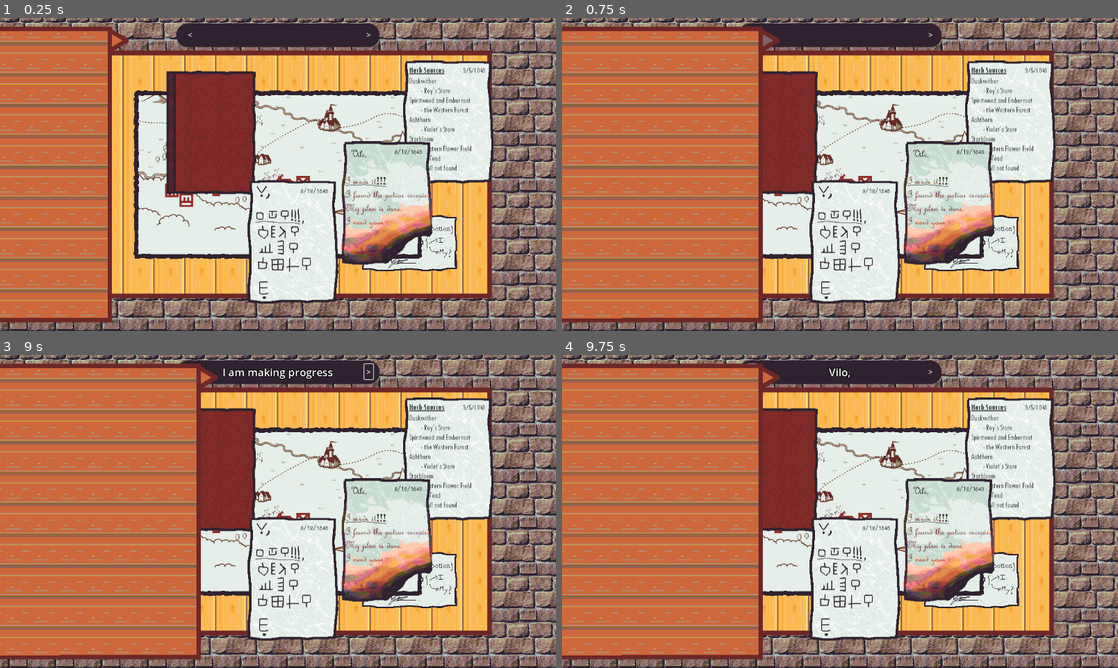
Above: before the commit, frames 1-4 (two rows, left to right).
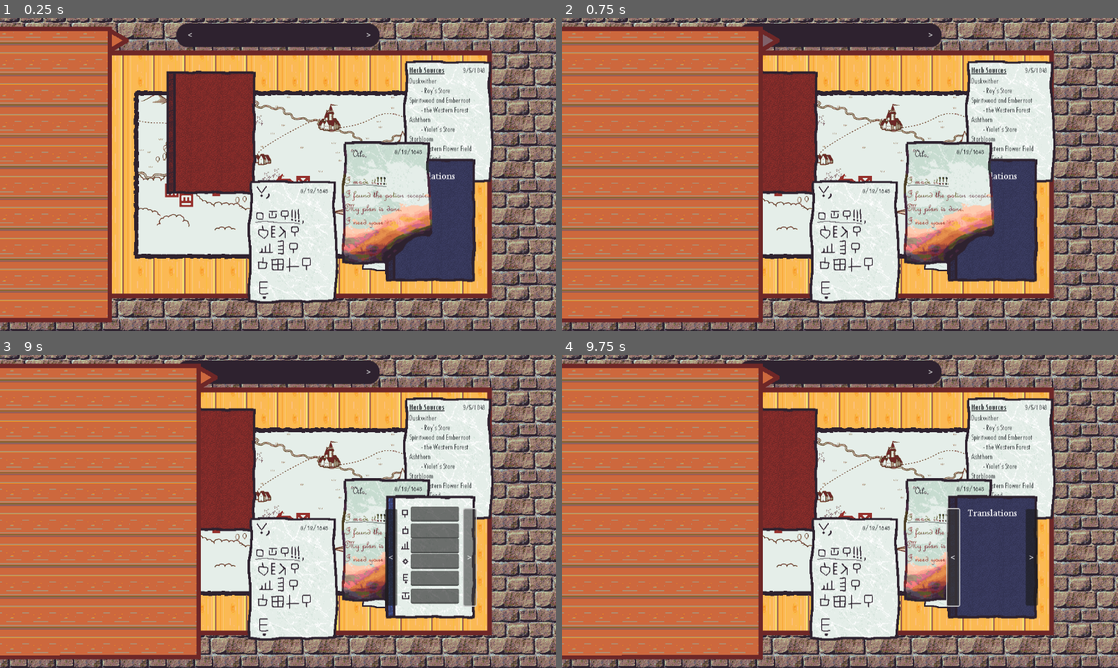
Above: after the commit, the same moments.

Repository: diegofdz333/the-alchemist
Game: Godot game, scene res://scenes/Main.tscn
The game is run twice, just before and just after one commit, with the same random seed, the same clock (stepped at 60 frames per second) and the same inputs.
Inputs (mouse positions are in pixels of both pictures, inside the frame that each line leads up to):
- Up to frame 1 (0.25 s): no input
- Up to frame 2 (0.75 s): click (684, 39) at 0.5 s
- Up to frame 3 (9 s): click "<" at 1.25 s; click ">" at 2 s; click (211, 376) at 2.75 s; click "<" at 3.5 s; click ">" at 4.25 s; click (122, 376) at 5 s; click "<" at 5.75 s; click ">" at 6.5 s; tap Enter at 7.25 s; move the mouse to (400, 495) at 7.27 s; click (400, 495) at 7.42 s; click "<" at 8 s; click ">" at 8.75 s
- Up to frame 4 (9.75 s): click "<" at 9.5 s

The runs differ from the first frame. In frame 1, 4.0% of the frame differs, in the area x 69-86%, y 44-85%; in frame 2, 4.0%; in frame 3, 6.0%; in frame 4, 6.4%, in the area x 33-86%, y 2-85%.

Commit message:
Translation Book

Diff:
--- a/scenes/Main.tscn
+++ b/scenes/Main.tscn
@@ -10,7 +10,7 @@
 [ext_resource type="Texture2D" uid="uid://cjms1wtsnkkq0" path="res://assets/documents/burntLetter.png" id="5_4eq1o"]
 [ext_resource type="PackedScene" uid="uid://b5fis15vkrthn" path="res://DocumentMenu.tscn" id="6_lgqyx"]
 [ext_resource type="PackedScene" uid="uid://c2l8r3021bgo0" path="res://scenes/Document.tscn" id="6_sct4c"]
-[ext_resource type="Texture2D" uid="uid://bncrq8qe0wpcu" path="res://assets/documents/book-page-0.png" id="7_1wq1i"]
+[ext_resource type="Texture2D" uid="uid://bncrq8qe0wpcu" path="res://assets/documents/book/book-page-0.png" id="7_1wq1i"]
 [ext_resource type="Script" path="res://scripts/text_popup.gd" id="8_axhao"]
 [ext_resource type="Texture2D" uid="uid://cdajpqcljhsrr" path="res://assets/textBar.png" id="8_fxjid"]
 [ext_resource type="Script" path="res://scripts/book.gd" id="8_uy8em"]
@@ -18,6 +18,8 @@
 [ext_resource type="LabelSettings" uid="uid://dvbui4870kuc" path="res://resources/secret_label_settings.tres" id="10_3cly0"]
 [ext_resource type="Texture2D" uid="uid://b7sijfyusgtg8" path="res://assets/documents/herb-sources.png" id="10_5825u"]
 [ext_resource type="Texture2D" uid="uid://b1xpxyf5vqnbd" path="res://assets/documents/map.png" id="11_553rl"]
+[ext_resource type="Texture2D" uid="uid://buxma5mjdp01q" path="res://assets/documents/translations/translations-0.png" id="11_pdu1p"]
+[ext_resource type="Script" path="res://scripts/translation_book.gd" id="12_5014t"]
 [ext_resource type="Texture2D" uid="uid://1tydn0godjno" path="res://assets/documents/note.png" id="12_t862x"]
 
 [sub_resource type="LabelSettings" id="LabelSettings_na3qj"]
@@ -29,6 +31,7 @@
 script = ExtResource("1_478tm")
 
 [node name="AudioStreamPlayer2D" type="AudioStreamPlayer2D" parent="."]
+position = Vector2(-1, 0)
 stream = ExtResource("2_qdvx0")
 autoplay = true
 parameters/looping = true
@@ -66,6 +69,7 @@
 scale = Vector2(1, 1)
 texture = ExtResource("7_1wq1i")
 script = ExtResource("8_uy8em")
+pages = Array[String](["res://assets/documents/book/book-page-0.png", "res://assets/documents/book/book-page-1.png", "res://assets/documents/book/book-page-2.png", "res://assets/documents/book/book-page-4.png"])
 text = "@Page
 E
 @Page
@@ -112,6 +116,89 @@
 text = ">"
 script = ExtResource("9_uv647")
 
+[node name="TranslationsBook" parent="Documents" instance=ExtResource("6_sct4c")]
+z_index = 1
+position = Vector2(316, 95)
+scale = Vector2(1, 1)
+texture = ExtResource("11_pdu1p")
+script = ExtResource("12_5014t")
+pages = Array[String](["res://assets/documents/translations/translations-0.png", "res://assets/documents/translations/translations-1.png", "res://assets/documents/translations/translations-2.png", "res://assets/documents/translations/translations-3.png", "res://assets/documents/translations/translations-4.png"])
+text = "@Page
+@Page
+@Page
+@Page
+@Page"
+small_texture = ExtResource("11_pdu1p")
+
+[node name="LeftButton" type="Button" parent="Documents/TranslationsBook"]
+anchors_preset = 4
+anchor_top = 0.5
+anchor_bottom = 0.5
+offset_left = -94.0
+offset_top = -228.5
+offset_right = -69.0
+offset_bottom = -28.5
+grow_vertical = 2
+text = "<"
+script = ExtResource("9_uv647")
+
+[node name="RightButton" type="Button" parent="Documents/TranslationsBook"]
+anchors_preset = 6
+anchor_left = 1.0
+anchor_top = 0.5
+anchor_right = 1.0
+anchor_bottom = 0.5
+offset_left = -119.0
+offset_top = -228.5
+offset_right = -94.0
+offset_bottom = -28.5
+grow_horizontal = 0
+grow_vertical = 2
+text = ">"
+script = ExtResource("9_uv647")
+
+[node name="Line0" type="LineEdit" parent="Documents/TranslationsBook"]
+offset_left = -41.0
+offset_top = -104.665
+offset_right = 59.0
+offset_bottom = -73.665
+script = ExtResource("9_uv647")
+
+[node name="Line1" type="LineEdit" parent="Documents/TranslationsBook"]
+offset_left = -41.0
+offset_top = -70.165
+offset_right = 59.0
+offset_bottom = -39.165
+script = ExtResource("9_uv647")
+
+[node name="Line2" type="LineEdit" parent="Documents/TranslationsBook"]
+offset_left = -41.0
+offset_top = -38.565
+offset_right = 59.0
+offset_bottom = -7.565
+script = ExtResource("9_uv647")
+
+[node name="Line3" type="LineEdit" parent="Documents/TranslationsBook"]
+offset_left = -41.0
+offset_top = -6.605
+offset_right = 59.0
+offset_bottom = 24.395
+script = ExtResource("9_uv647")
+
+[node name="Line4" type="LineEdit" parent="Documents/TranslationsBook"]
+offset_left = -41.0
+offset_top = 27.705
+offset_right = 59.0
+offset_bottom = 58.705
+script = ExtResource("9_uv647")
+
+[node name="Line5" type="LineEdit" parent="Documents/TranslationsBook"]
+offset_left = -41.0
+offset_top = 65.42
+offset_right = 59.0
+offset_bottom = 96.42
+script = ExtResource("9_uv647")
+
 [node name="Herb Sources" parent="Documents" instance=ExtResource("6_sct4c")]
 position = Vector2(353, -107)
 scale = Vector2(1, 1)
@@ -207,6 +294,15 @@
 [connection signal="page_changed" from="Documents/Book" to="Documents" method="_on_book_page_changed"]
 [connection signal="button_down" from="Documents/Book/LeftButton" to="Documents/Book" method="_on_left_button_button_down"]
 [connection signal="button_down" from="Documents/Book/RightButton" to="Documents/Book" method="_on_right_button_button_down"]
+[connection signal="page_changed" from="Documents/TranslationsBook" to="Documents" method="_on_book_page_changed"]
+[connection signal="button_down" from="Documents/TranslationsBook/LeftButton" to="Documents/TranslationsBook" method="_on_left_button_button_down"]
+[connection signal="button_down" from="Documents/TranslationsBook/RightButton" to="Documents/TranslationsBook" method="_on_right_button_button_down"]
+[connection signal="text_changed" from="Documents/TranslationsBook/Line0" to="Documents/TranslationsBook" method="_on_line_0_text_changed"]
+[connection signal="text_changed" from="Documents/TranslationsBook/Line1" to="Documents/TranslationsBook" method="_on_line_1_text_changed"]
+[connection signal="text_changed" from="Documents/TranslationsBook/Line2" to="Documents/TranslationsBook" method="_on_line_2_text_changed"]
+[connection signal="text_changed" from="Documents/TranslationsBook/Line3" to="Documents/TranslationsBook" method="_on_line_3_text_changed"]
+[connection signal="text_changed" from="Documents/TranslationsBook/Line4" to="Documents/TranslationsBook" method="_on_line_4_text_changed"]
+[connection signal="text_changed" from="Documents/TranslationsBook/Line5" to="Documents/TranslationsBook" method="_on_line_5_text_changed"]
 [connection signal="expand_button_pressed" from="DocumentMenu" to="." method="_on_document_menu_expand_button_pressed"]
 [connection signal="button_down" from="TestBar/LeftText" to="TestBar/EnglishLabel" method="_on_left_text_button_down"]
 [connection signal="button_down" from="TestBar/LeftText" to="TestBar/SecretLabel" method="_on_left_text_button_down"]
--- a/scripts/book.gd
+++ b/scripts/book.gd
@@ -1,9 +1,9 @@
 extends "res://scripts/document.gd"
+
+@export var pages: Array[String] = []
 
 signal page_changed(doc)
 
-const MIN_PAGE = 0;
-const MAX_PAGE = 3;
 var page = 0
 var prev_is_selected = false;
 
@@ -12,35 +12,40 @@
 	page = 0
 	super()
 
+
 func _process(delta):
 	super(delta)
 	if is_selected != prev_is_selected:
 		prev_is_selected = is_selected;
-		var buttons = get_children();
-		for button in buttons:
-			button.change_selected(is_selected);
+		var children = get_children();
+		for child in children:
+			if child is Button or page > 0 or not is_selected:
+				child.change_selected(is_selected);
+
 
 func get_text():
 	var full_text = text.split("@Page")[page]
 	return full_text.lstrip(" \n").rstrip(" \n");
+
 
 func reload_texture():
 	change_page(page);
 	scale = big_texture_scale;
 
 
+
 func change_page(page_):
-	if page_ <= MAX_PAGE and page_ >= MIN_PAGE:
+	if page_ < pages.size() and page_ >= 0:
 		page = page_;
 		page_changed.emit(self);
-		if page == 0:
-			texture = load("res://assets/documents/book-page-0.png");
-		elif page == 1:
-			texture = load("res://assets/documents/book-page-1.png");
-		elif page == 2:
-			texture = load("res://assets/documents/book-page-2.png");
-		elif page == 3:
-			texture = load("res://assets/documents/book-page-4.png");
+		texture = load(pages[page])
+		var children = get_children();
+		for child in children:
+			if page > 0:
+				child.change_selected(is_selected);
+			else:
+				if child is LineEdit:
+					child.change_selected(false);
 
 
 func _on_right_button_button_down():
--- a/scripts/book_button.gd
+++ b/scripts/book_button.gd
@@ -1,4 +1,4 @@
-extends Button
+extends Control
 
 func _ready():
 	change_selected(false)
--- /dev/null
+++ b/scripts/translation_book.gd
@@ -0,0 +1,45 @@
+extends "res://scripts/book.gd"
+
+var translations = [];
+
+func _ready():
+	for i in range(pages.size()):
+		translations.append(["","","","","",""]);
+	super();
+
+func set_translation(page, line, text):
+	translations[page - 1][line] = text
+
+
+func change_page(page_):
+	super(page_);
+	if page_ >= 1 and page_ < pages.size():
+		var lineNum = 0;
+		for child in get_children():
+			if child is LineEdit:
+				child.text = translations[page_ - 1][lineNum];
+				lineNum += 1;
+
+
+func _on_line_0_text_changed(new_text):
+	set_translation(page, 0, new_text);
+
+
+func _on_line_1_text_changed(new_text):
+	set_translation(page, 1, new_text);
+
+
+func _on_line_2_text_changed(new_text):
+	set_translation(page, 2, new_text);
+
+
+func _on_line_3_text_changed(new_text):
+	set_translation(page, 3, new_text);
+
+
+func _on_line_4_text_changed(new_text):
+	set_translation(page, 4, new_text);
+
+
+func _on_line_5_text_changed(new_text):
+	set_translation(page, 5, new_text);
Renamed: assets/documents/book-page-0.png -> assets/documents/book/book-page-0.png
Not shown, changed: assets/documents/book/book-page-0.png.import
Renamed: assets/documents/book-page-1.png -> assets/documents/book/book-page-1.png
Not shown, added: assets/documents/book/book-page-1.png.import
Renamed: assets/documents/book-page-2.png -> assets/documents/book/book-page-2.png
Not shown, added: assets/documents/book/book-page-2.png.import
Renamed: assets/documents/book-page-4.png -> assets/documents/book/book-page-4.png
Not shown, changed: assets/documents/book/book-page-4.png.import
Binary file changed: assets/documents/note.png
Binary file added: assets/documents/translations/translations-0.png
Not shown, changed: assets/documents/translations/translations-0.png.import
Binary file added: assets/documents/translations/translations-1.png
(and 8 more such lines)
